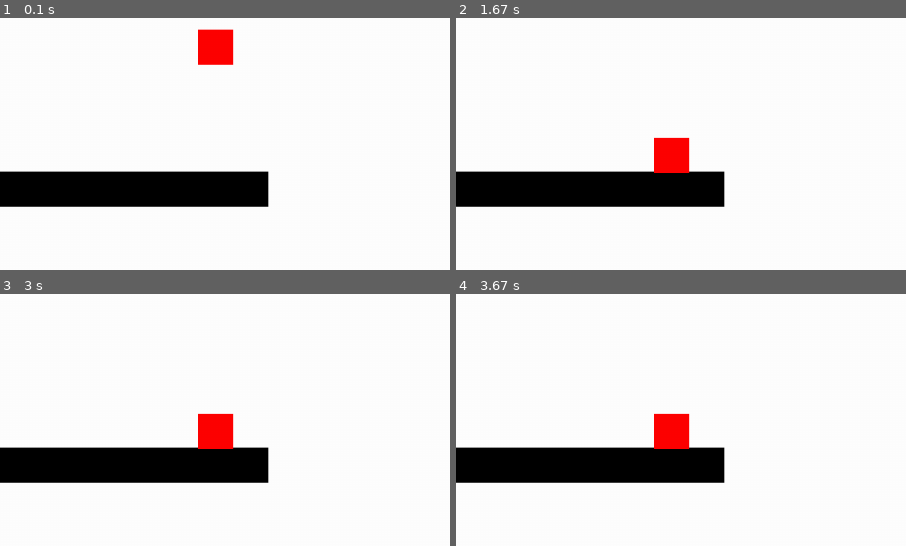
Above: before the commit, frames 1-4 (two rows, left to right).
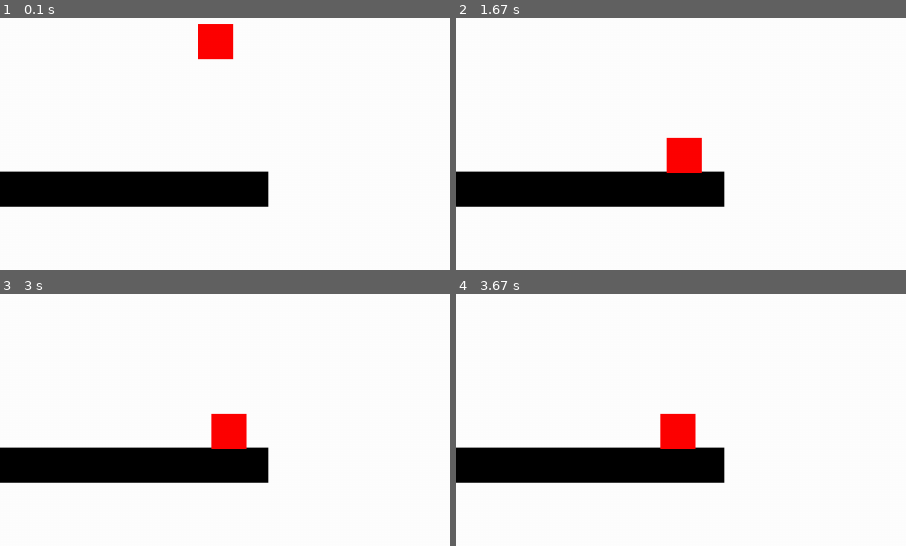
Above: after the commit, the same moments.

Repository: felbk/MinerFox---Pygame
Game: pygame game, started from Principal.py
The game is run twice, just before and just after one commit, with the same random seed, the same clock (stepped at 60 frames per second) and the same inputs.
Inputs:
- Up to frame 1 (0.1 s): no input
- Up to frame 2 (1.67 s): hold D 0.33-0.8 s; hold D 0.83-1.3 s; hold A from 1.33 s (still down)
- Up to frame 3 (3 s): release A at 1.87 s; hold A 1.9-2.3 s; hold D 2.33-2.97 s
- Up to frame 4 (3.67 s): hold A 3-3.47 s; hold D from 3.5 s (still down)
The pictures show only the part of the screen within x 28-78%, y 0-50%; the shares and areas given below are measured in that part.

The runs differ from the first frame. In frame 1, 0.4% of the frame differs, in the area x 44-52%, y 2-19%; in frame 2, 0.8%; in frame 3, 0.9%, in the area x 44-55%, y 47-62%; in frame 4, 0.4%.

Commit message:
classe player e movimentação inicial

Diff:
--- a/Classes.py
+++ b/Classes.py
@@ -1,8 +1,8 @@
 import pygame
-
 from pygame.locals import *
 from sys import exit
 import random as rdm
+
 
 elementos = pygame.sprite.Group()
 allgnds = pygame.sprite.Group()
@@ -31,19 +31,58 @@
         self.pos = (self.x,self.y)
         self.tam = tam
         self.rect = Rect(pos , tam)
+        self.vx = 0
+        self.vy = 0
         self.add(elementos)
 
 
 
    def update(self):
+
         self.Fall = True
+        from Principal import Be
+        from Principal import Bd
 
+        if Bd:
+            self.vx = 0.5
+        elif Be:
+            self.vx = -0.5
+        else:
+            self.vx= 0
+
+        # Confere se está no chão ou caindo
         for gnd in allgnds:
             if  pygame.sprite.collide_rect(self,gnd):
                 self.Fall= False
+
         if self.Fall == True:
-            self.y += 2
-            self.pos = (self.x,self.y)
-            self.rect = Rect(self.pos , self.tam)
+            self.vy = 2
+        else:
+            self.vy = 0
+
+        #atualiza posição
+        self.y += self.vy
+        self.x += self.vx
+        self.pos = (self.x,self.y)
+        self.rect = Rect(self.pos , self.tam)
 
         return
+
+class Player(Corpo):
+    def __init__(self,tam, pos):
+        Corpo.__init__(self,tam,pos)
+
+
+    def update(self):
+        # Controle para andar
+        from Principal import Be
+        from Principal import Bd
+
+        if Bd:
+            self.vx = 0.5
+        elif Be:
+            self.vx = -0.5
+        else:
+            self.vx= 0
+        Corpo.update(self)
+        return
--- a/Principal.py
+++ b/Principal.py
@@ -10,17 +10,21 @@
 pygame.init()
 tela = pygame.display.set_mode(pygame.display.get_desktop_sizes()[0],FULLSCREEN)
 play = True
-
+clock = pygame.time.Clock()
+clock.tick(30)
 
 
 
 ch1 = Chão((tela.get_width(),50),(0,tela.get_height() - 50 ))
 ch2 = Chão((tela.get_width()/2,50),(100,tela.get_height() -500 ))
-corpo1 = Corpo((50,50),(tela.get_width()/2,0))
+corpo1 = Player((50,50),(tela.get_width()/2,0))
 corpo1.add(elementos)
 
 
 
+
+Bd = False
+Be = False
 
 while play:
 
@@ -34,6 +38,23 @@
             play = False
             pygame.quit()
             exit()
+        if event.type == KEYDOWN:
+                if event.key == K_d:
+                    Bd = True
+                else:
+                     Bd = False
+                if event.key == K_a:
+                    Be = True
+                else:
+                     Be = False
+        if event.type == KEYUP:
+                if event.key == K_d:
+                    Bd = False
+                if event.key == K_a:
+                    Be = False
+
+
+
 
 
 
